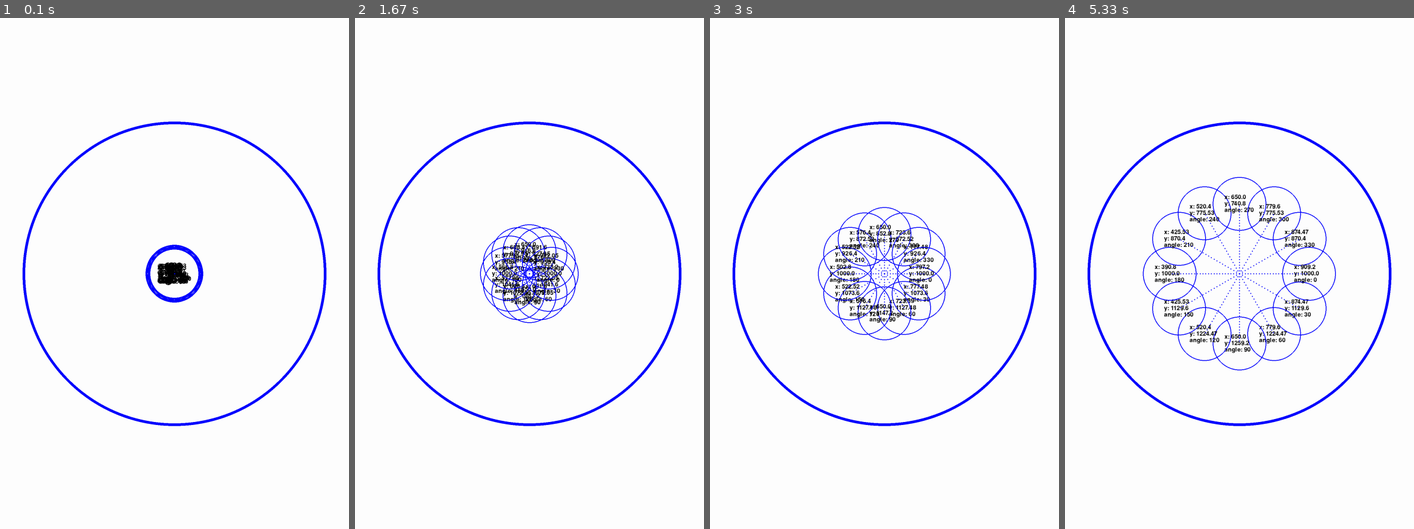
Above: before the commit, frames 1-4 (left to right).
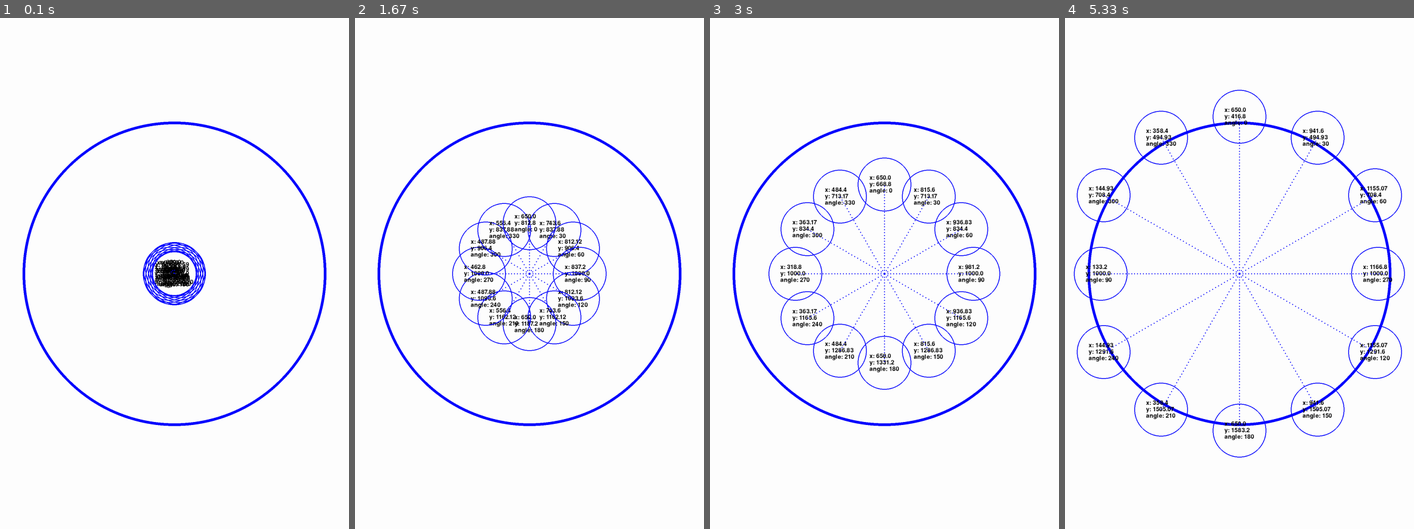
Above: after the commit, the same moments.

Repository: Archanciel/Learning_Pygame
Game: pygame game, started from bouncing_ball_imperfect_collide/move_particle_basic.py
Same seed, same stepped clock (60 frames per second), same inputs: the game is played once before the commit and once after it.
Inputs:
- Up to frame 1 (0.1 s): no input
- Up to frame 2 (1.67 s): no input
- Up to frame 3 (3 s): no input
- Up to frame 4 (5.33 s): no input

The runs differ from the first frame. In frame 1, 1.1% of the frame differs, in the area x 40-60%, y 43-57%; in frame 2, 4.4%; in frame 3, 5.7%; in frame 4, 6.3%, in the area x 2-98%, y 14-87%.

Commit message:
an alysing bounce

Diff:
--- a/bouncing_ball_imperfect_collide/move_particle_basic.py
+++ b/bouncing_ball_imperfect_collide/move_particle_basic.py
@@ -51,22 +51,11 @@
 if os.name == 'posix':
 	for i in range(1, 13):
 		angleDeg = i * angleTwelth
-		my_particles.append(ParticleDisplayPosAndTraject(screen=screen, x=circleX, y=circleY, radius=100, colour=BLUE, thickness=3, angleDeg=angleDeg, speed=0.8))
+		my_particles.append(ParticleDisplayPosAndTraject(screen=screen, x=circleX, y=circleY, radius=100, colour=BLUE, thickness=3, angleDeg=angleDeg, speed=1.8))
 else:
 	for i in range(1, 13):
 		angleDeg = i * angleTwelth
-		my_particles.append(ParticleDisplayPosAndTraject(screen=screen, x=circleX, y=circleY, radius=70, colour=BLUE, thickness=1, angleDeg=angleDeg, speed=0.08))
-
-'''
-for n in range(PN):
-    radius = random.randint(90, 110)
-    x = random.randint(radius, width - radius)
-    y = random.randint(radius, height - radius)
-    speed = random.random() * 3
-    angle = random.uniform(0, 360)
-    particle = ParticleDisplayPos(screen, x, y, radius, 3, angle, speed)
-    my_particles.append(particle)
-'''
+		my_particles.append(ParticleDisplayPosAndTraject(screen=screen, x=circleX, y=circleY, radius=70, colour=BLUE, thickness=1, angleDeg=angleDeg, speed=0.18))
 
 running = True
 
@@ -83,9 +72,10 @@
 
 
 	for particle in my_particles:
-		particle.my_move()
+		#particle.my_move()
 		#particle.move()
-		#particle.move_tuto()
+		particle.move_tuto()
+		particle.bounce()
 		particle.display()
 
 	pygame.display.flip()
--- a/bouncing_ball_imperfect_collide/particle.py
+++ b/bouncing_ball_imperfect_collide/particle.py
@@ -52,3 +52,19 @@
 			pygame.draw.circle(self.screen, self.colour, (self.x, self.y), self.radius, self.thickness)
 		else:
 			pygame.draw.circle(self.screen, self.colour, (round(self.x), round(self.y)), self.radius, self.thickness)
+
+	def bounce(self):
+		width, height = self.screen.get_size()
+
+		if self.x > width - self.radius:
+			self.x = 2 * (width - self.radius) - self.x
+			self.angleRad = - self.angleRad
+		elif self.x < self.radius:
+			self.x = 2 * self.radius - self.x
+			self.angleRad = - self.angleRad
+		if self.y > height - self.radius:
+			self.y = 2 * (height - self.radius) - self.y
+			self.angleRad = math.pi - self.angleRad
+		elif self.y < self.radius:
+			self.y = 2 * self.radius - self.y
+			self.angleRad = math.pi - self.angleRad
